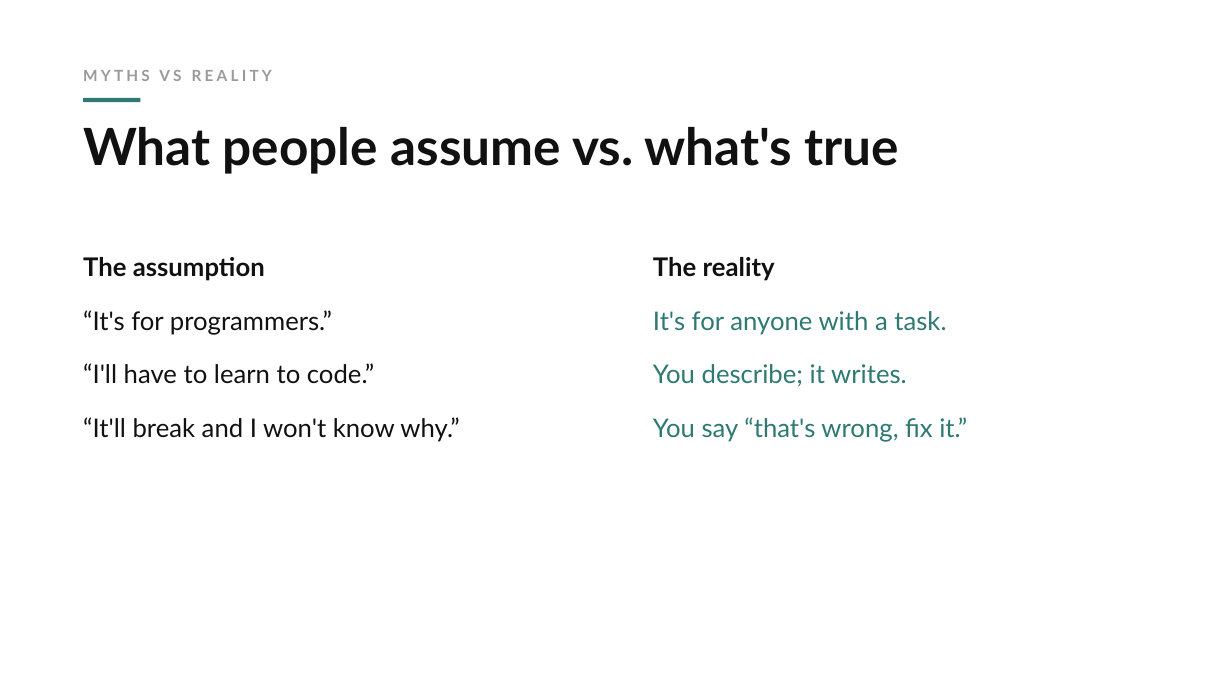
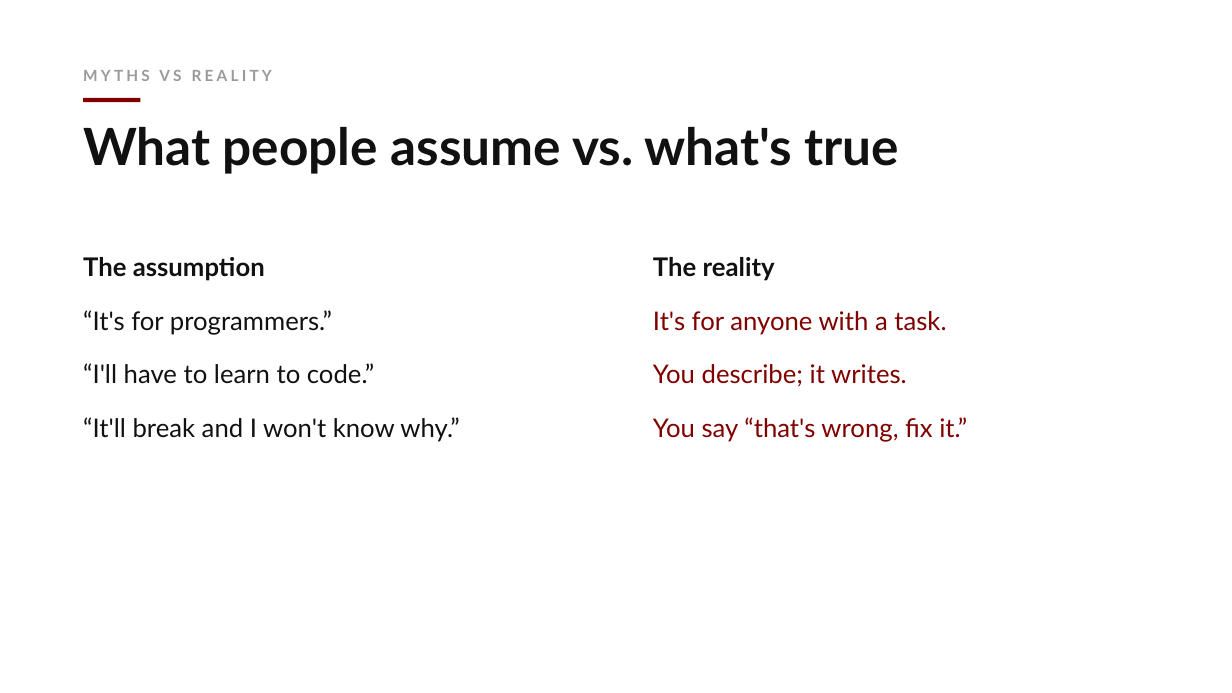
Before and after one commit to batuhan-gundogdu/uchicago-claude-code-workshop, a slide deck: slide 5 of deck/workshop.pptx. Drawn at 1232x693 pixels with LibreOffice and Linux fonts; fonts in the diff are those of the drawing. Boxes give left, top, right and bottom in pixels: in the first picture for what was removed or moved away, otherwise in the second. Text is boxed around its words. In the diff, an @@ line names an element or a change of style, - is before the commit and + after.

```diff
--- a/deck/workshop.pptx
+++ b/deck/workshop.pptx
@@ rectangle at (83, 98, 140, 102): fill #2E7A72 to #800000 @@
@@ text at (653, 311, 967, 442): text colour #2E7A72 to #800000 in "It's for anyone with a task.", "You describe; it writes.", "You say “that's wrong, fix it.”" @@
```
Also in this commit, not shown: 16 other slides changed, 1 other file.
